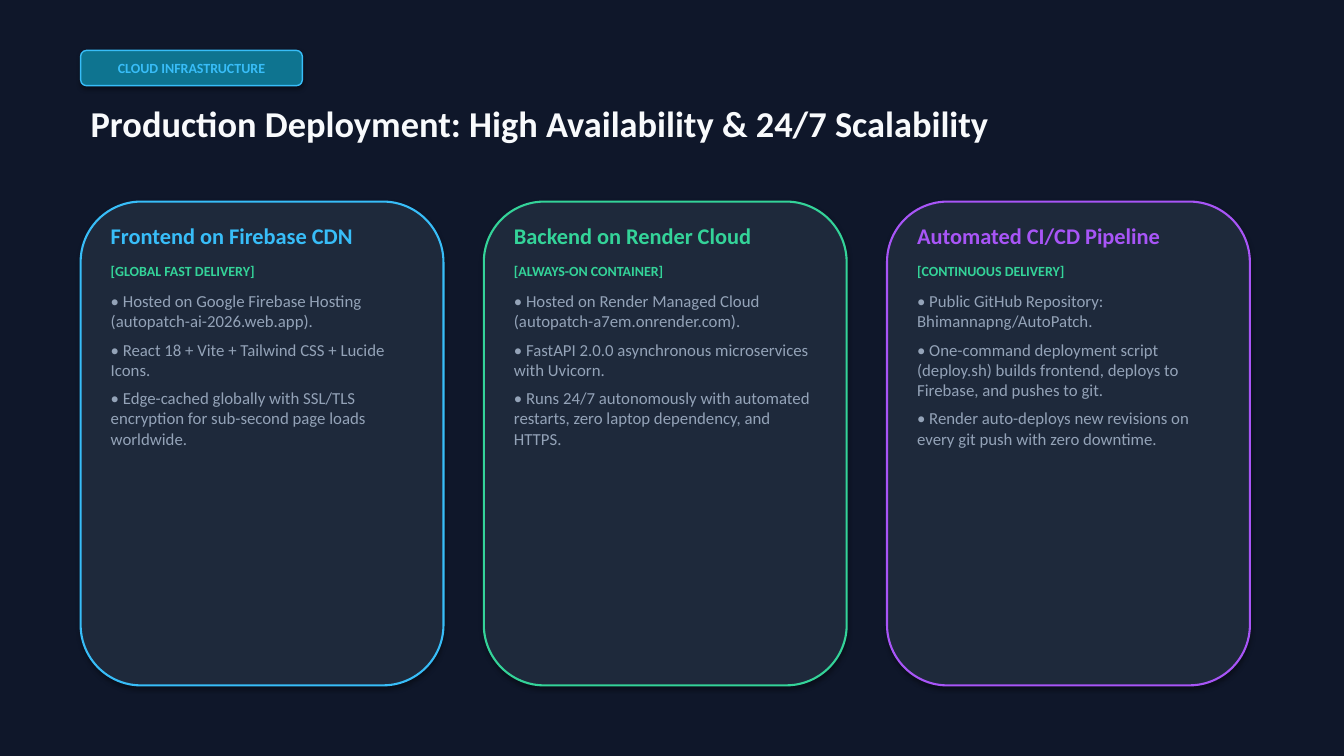
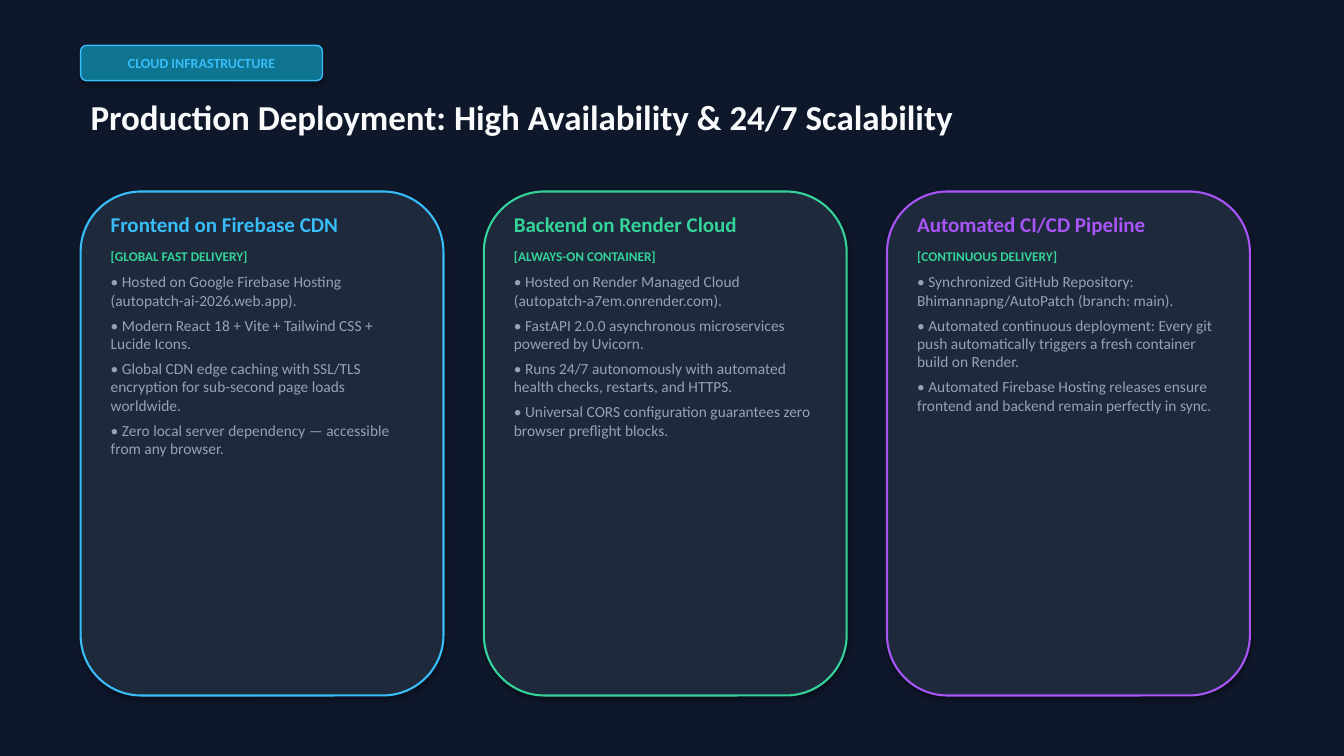
Before and after one commit to Bhimannapng/AutoPatch, a slide deck: slide 9 of AutoPatch_Presentation.pptx. Drawn at 1344x756 pixels with LibreOffice and Linux fonts; fonts in the diff are those of the drawing. Boxes give left, top, right and bottom in pixels: in the first picture for what was removed or moved away, otherwise in the second. Text is boxed around its words. In the diff, an @@ line names an element or a change of style, - is before the commit and + after.

Commit message:
docs: update PPT presentation and presenter guide to feature Google Gemini LLM Engine as core plan

```diff
--- a/AutoPatch_Presentation.pptx
+++ b/AutoPatch_Presentation.pptx
@@ rounded rectangle "CLOUD INFRASTRUCTURE": place and size @@
-rounded rectangle "CLOUD INFRASTRUCTURE" at [81,50,302,86]
+rounded rectangle "CLOUD INFRASTRUCTURE" at [81,45,323,81]
@@ text "Production Deployment: High Availability & ..." at [91,105,953,136]: size 26 to 25 pt @@
@@ rounded rectangle: place and size @@
-rounded rectangle at [81,202,444,686]
+rounded rectangle at [81,192,444,696]
@@ text "Frontend on Firebase CDN": place and size @@
-text "Frontend on Firebase CDN" at [111,228,385,445]
+text "Frontend on Firebase CDN" at [111,217,389,457]
@@ rounded rectangle: place and size @@
-rounded rectangle at [484,202,847,686]
+rounded rectangle at [484,192,847,696]
@@ text "Backend on Render Cloud": place and size @@
-text "Backend on Render Cloud" at [514,228,810,445]
+text "Backend on Render Cloud" at [514,217,811,439]
@@ rounded rectangle: place and size @@
-rounded rectangle at [887,202,1250,686]
+rounded rectangle at [887,192,1250,696]
@@ text "Automated CI/CD Pipeline": place and size @@
-text "Automated CI/CD Pipeline" at [917,228,1189,448]
+text "Automated CI/CD Pipeline" at [917,217,1212,414]
@@ text at [111,217,342,309]: size 16 to 15 pt in "Frontend on Firebase CDN"; size 10 to 9.5 pt in "[GLOBAL FAST DELIVERY]"; size 12 to 11 pt in "• Hosted on Google Firebase Hosting (autopatch-ai-2026.web.a ..."; less space between paragraphs @@
@@ text at [514,217,740,309]: size 16 to 15 pt in "Backend on Render Cloud"; size 10 to 9.5 pt in "[ALWAYS-ON CONTAINER]"; size 12 to 11 pt in "• Hosted on Render Managed Cloud (autopatch-a7em.onrender.co ..."; less space between paragraphs @@
@@ text at [917,217,1145,263]: size 16 to 15 pt in "Automated CI/CD Pipeline"; size 10 to 9.5 pt in "[CONTINUOUS DELIVERY]"; less space between paragraphs @@
@@ text at [917,276,1212,414]: text changed; size 12 to 11 pt @@
-• Public GitHub Repository: Bhimannapng/AutoPatch.
-• One-command deployment script (deploy.sh) builds frontend, deploys to Firebase, and pushes to git.
-• Render auto-deploys new revisions on every git push with zero downtime.
+• Synchronized GitHub Repository: Bhimannapng/AutoPatch (branch: main).
+• Automated continuous deployment: Every git push automatically triggers a fresh container build on Render.
+• Automated Firebase Hosting releases ensure frontend and backend remain perfectly in sync.
@@ text at [111,320,389,457]: text changed; size 12 to 11 pt @@
-• React 18 + Vite + Tailwind CSS + Lucide Icons.
-• Edge-cached globally with SSL/TLS encryption for sub-second page loads worldwide.
+• Modern React 18 + Vite + Tailwind CSS + Lucide Icons.
+• Global CDN edge caching with SSL/TLS encryption for sub-second page loads worldwide.
+• Zero local server dependency — accessible from any browser.
@@ text at [514,320,811,439]: text changed; size 12 to 11 pt @@
-• FastAPI 2.0.0 asynchronous microservices with Uvicorn.
-• Runs 24/7 autonomously with automated restarts, zero laptop dependency, and HTTPS.
+• FastAPI 2.0.0 asynchronous microservices powered by Uvicorn.
+• Runs 24/7 autonomously with automated health checks, restarts, and HTTPS.
+• Universal CORS configuration guarantees zero browser preflight blocks.
```
Also in this commit, not shown: 5 other slides changed, 4 slides added, 4 slides removed, 3 other files.
